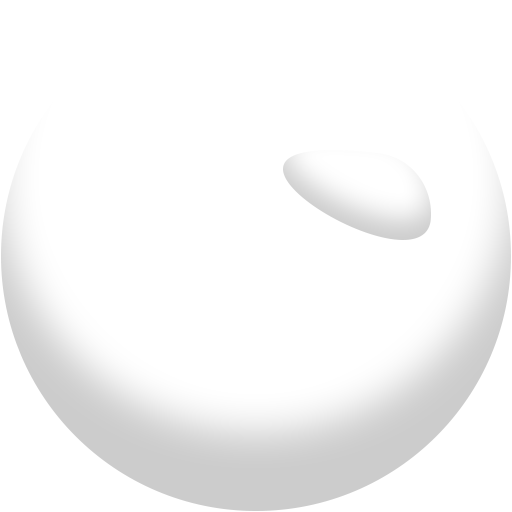
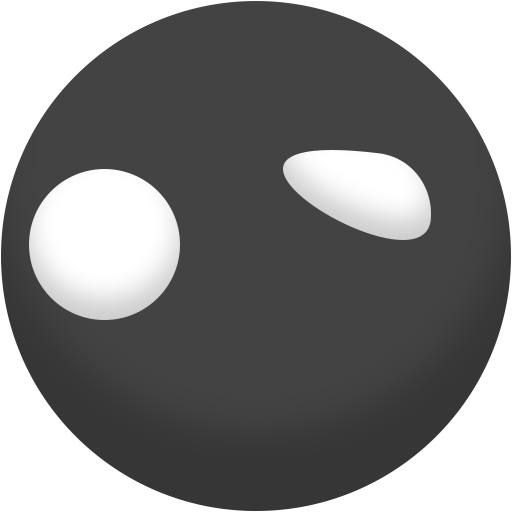
Layer changes from the first 512px x 512px image to the second:
showed "Eye Left", painted on it over [29, 169, 180, 320]
painted on "Ellipse 1" over [1, 1, 511, 511]
